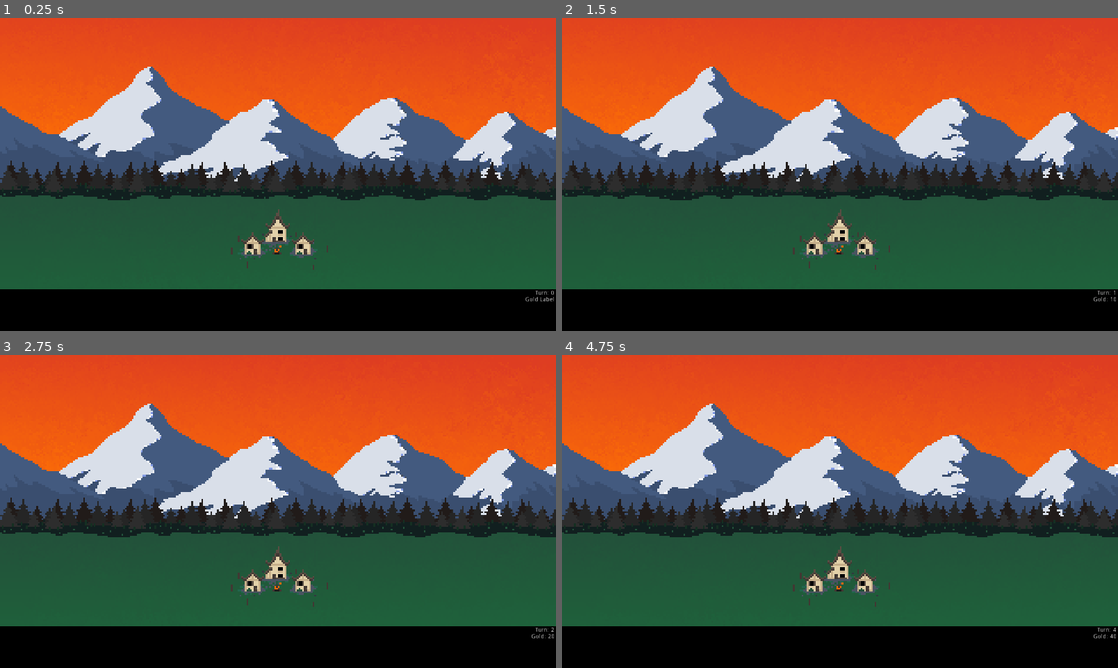
Above: before the commit, frames 1-4 (two rows, left to right).
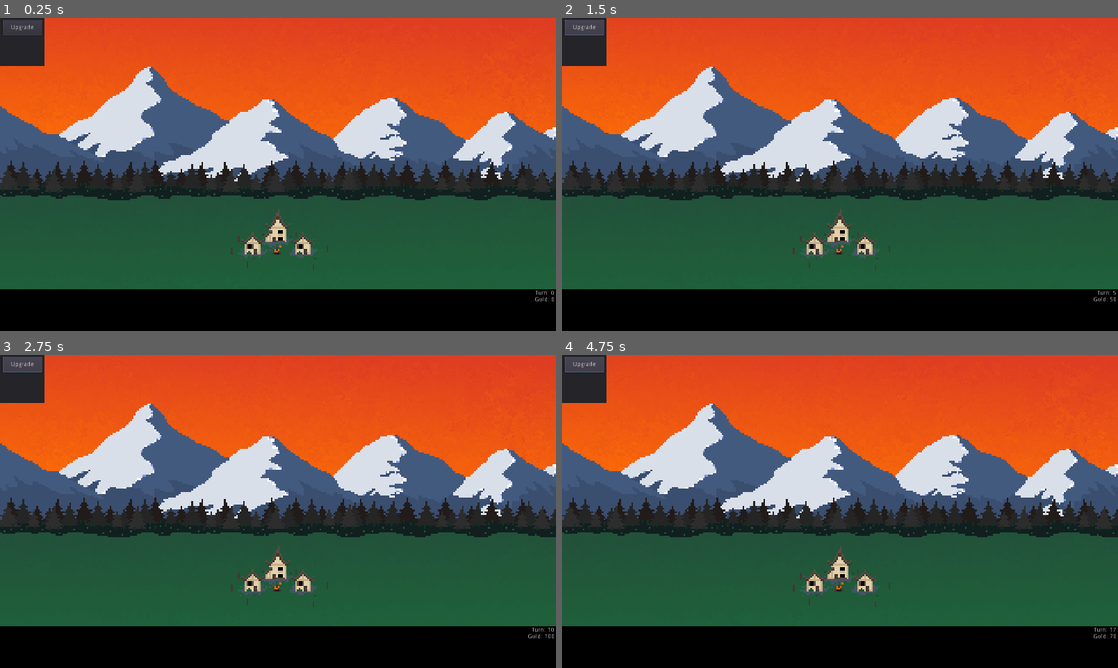
Above: after the commit, the same moments.

Repository: terrainbuilder52/Disaster_Dispatcher
Game: Godot game, scene res://Main_Scene.tscn
Same seed, same stepped clock (60 frames per second), same inputs: the game is played once before the commit and once after it.
Inputs (mouse positions are in pixels of both pictures, inside the frame that each line leads up to):
- Up to frame 1 (0.25 s): no input
- Up to frame 2 (1.5 s): click (584, 27) at 0.5 s, where only the run after the commit has a clickable "Upgrade"; click (584, 27) at 1.25 s, where only the run after the commit has a clickable "Upgrade"
- Up to frame 3 (2.75 s): click (22, 364) at 2 s, where only the run after the commit has a clickable "Upgrade"
- Up to frame 4 (4.75 s): tap Enter at 2.75, 4.25 s; tap Space at 3.5 s

The runs differ from the first frame. In frame 1, 1.3% of the frame differs, in the area x 0-100%, y 0-91%; in frame 2, 1.2%; in frame 3, 1.3%; in frame 4, 1.3%.

Commit message:
Basic upgrading functionality and action menu

Diff:
--- /dev/null
+++ b/Disaster_Dispatcher/Button.gd
@@ -0,0 +1,17 @@
+extends Button
+
+
+# Declare member variables here. Examples:
+# var a = 2
+# var b = "text"
+
+
+# Called when the node enters the scene tree for the first time.
+func _ready():
+	pass
+
+# Called every frame. 'delta' is the elapsed time since the previous frame.
+func _process(delta):
+	var city_level = get_tree().get_root().get_node("World").get_node("City").get("city_level")
+	if city_level == 3:
+		text = "MAXED"
--- a/Disaster_Dispatcher/City.gd
+++ b/Disaster_Dispatcher/City.gd
@@ -1,10 +1,12 @@
 extends Node2D
-
 var gold = 0
+var city_level = 0
 
 # Called when the node enters the scene tree for the first time.
 func _ready():
-	pass # Replace with function body.
+	var city_level = 0
+	var main_scene = get_parent()
+	main_scene.get_node("WorldUI/CanvasLayer/GoldLabel").text = "Gold: " + str(gold)
 
 
 # Called every frame. 'delta' is the elapsed time since the previous frame.
@@ -12,6 +14,17 @@
 	pass
 
 func _on_World_turn_passed():
+	clamp(city_level, 0, 3)
+	var main_scene = get_parent()
 	gold += 10
-	var main_scene = get_parent()
 	main_scene.get_node("WorldUI/CanvasLayer/GoldLabel").text = "Gold: " + str(gold)
+
+
+
+func _on_Button_pressed():
+	if city_level != 3:
+		if gold >= 100:
+			gold -= 100
+			city_level += 1
+
+			print(city_level)
--- a/Disaster_Dispatcher/City.tscn
+++ b/Disaster_Dispatcher/City.tscn
@@ -8,14 +8,14 @@
 
 [node name="City" type="Node2D"]
 script = ExtResource( 2 )
-
-[node name="Area2D" type="Area2D" parent="."]
 __meta__ = {
 "_edit_group_": true
 }
 
-[node name="Sprite" type="Sprite" parent="Area2D"]
-texture = ExtResource( 1 )
+[node name="Area2D" type="Area2D" parent="."]
 
 [node name="CollisionShape2D" type="CollisionShape2D" parent="Area2D"]
 shape = SubResource( 1 )
+
+[node name="Sprite" type="Sprite" parent="."]
+texture = ExtResource( 1 )
--- a/Disaster_Dispatcher/Main_Scene.gd
+++ b/Disaster_Dispatcher/Main_Scene.gd
@@ -1,7 +1,7 @@
 extends Node
 
 var time = 0
-var time_passed = 60
+var time_passed = 15
 var turn = 0
 signal turn_passed
 # Declare member variables here. Examples:
--- a/Disaster_Dispatcher/Main_Scene.tscn
+++ b/Disaster_Dispatcher/Main_Scene.tscn
@@ -1,10 +1,11 @@
-[gd_scene load_steps=6 format=2]
+[gd_scene load_steps=7 format=2]
 
 [ext_resource path="res://UI.tscn" type="PackedScene" id=1]
 [ext_resource path="res://WorldBackground.tscn" type="PackedScene" id=2]
 [ext_resource path="res://City.tscn" type="PackedScene" id=3]
 [ext_resource path="res://Main_Scene.gd" type="Script" id=4]
 [ext_resource path="res://WorldUI_theme.tres" type="Theme" id=5]
+[ext_resource path="res://Button.gd" type="Script" id=6]
 
 [node name="World" type="Node"]
 script = ExtResource( 4 )
@@ -44,9 +45,32 @@
 margin_top = 640.849
 margin_right = 1276.62
 margin_bottom = 660.849
-text = "Gold Label"
+text = "Gold:"
 align = 2
 __meta__ = {
 "_edit_use_anchors_": false
 }
+
+[node name="Panel" type="Panel" parent="WorldUI/CanvasLayer"]
+margin_right = 102.0
+margin_bottom = 111.0
+__meta__ = {
+"_edit_use_anchors_": false
+}
+
+[node name="VSplitContainer" type="VSplitContainer" parent="WorldUI/CanvasLayer/Panel"]
+margin_left = 6.0
+margin_top = 4.0
+margin_right = 97.0
+margin_bottom = 40.0
+__meta__ = {
+"_edit_use_anchors_": false
+}
+
+[node name="Button" type="Button" parent="WorldUI/CanvasLayer/Panel/VSplitContainer"]
+margin_right = 91.0
+margin_bottom = 36.0
+text = "Upgrade"
+script = ExtResource( 6 )
 [connection signal="turn_passed" from="." to="City" method="_on_World_turn_passed"]
+[connection signal="pressed" from="WorldUI/CanvasLayer/Panel/VSplitContainer/Button" to="City" method="_on_Button_pressed"]
